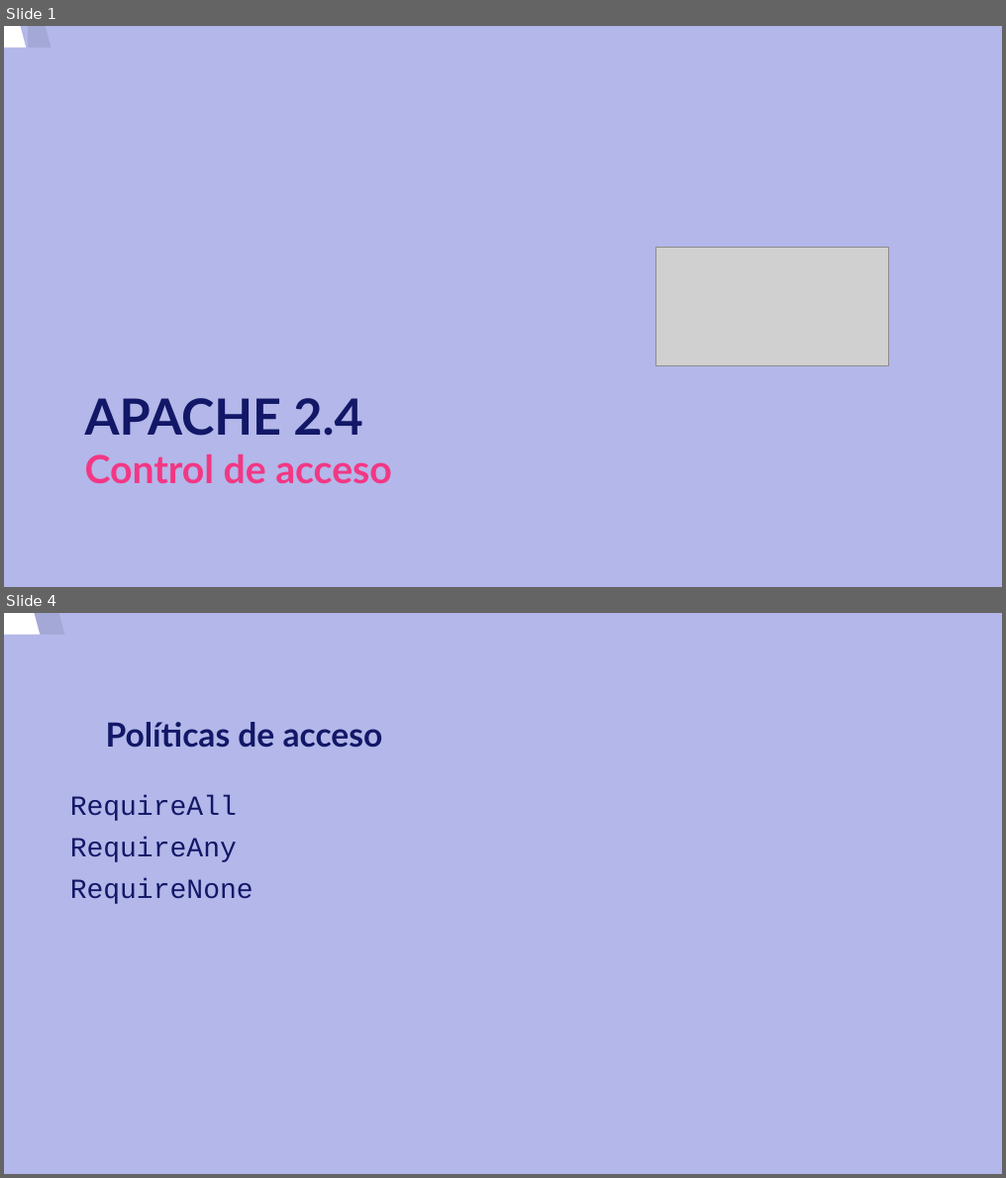
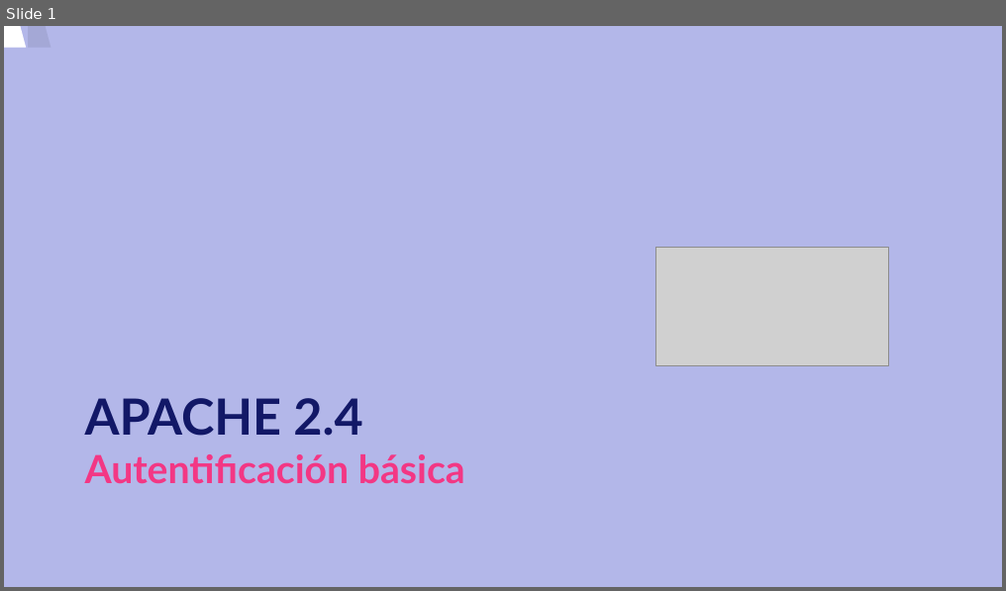
Before and after one commit to carloskuce/SRI, a slide deck: curso/u16/u16.odp. Shown one above the other, each under a label of ours: slides 1 and 4 before the commit, slide 1 after it; the slides between them are not shown. The pictures are 1006x1178 and 1006x591 pixels, drawn with LibreOffice and Linux fonts; fonts in the diff are those of the drawing; grey boxes stand for pictures. Boxes give left, top, right and bottom in pixels: in the first picture for what was removed or moved away, otherwise in the second. Text is boxed around its words. In the diff, an @@ line names an element or a change of style, - is before the commit and + after.

```diff
--- a/curso/u16/u16.odp
+++ b/curso/u16/u16.odp
@@ slide 4 removed at (x1=4, y1=613, x2=1002, y2=1174), background #B3B7E9 @@
@@ freeform shape removed at (x1=4, y1=613, x2=902, y2=1174) @@
@@ freeform shape removed at (x1=29, y1=613, x2=927, y2=1174) @@
@@ title removed at (x1=106, y1=722, x2=383, y2=747) @@
-Políticas de acceso
@@ text removed at (x1=70, y1=795, x2=253, y2=904) @@
-RequireAll
-RequireAny
-RequireNone
@@ slide 1 changed as well @@
@@ title at (x1=85, y1=398, x2=465, y2=483): text changed @@
-APACHE 2.4
-Control de acceso
+APACHE 2.4
+Autentificación básica
```
Also in this commit, not shown: 3 slides added, 2 other slides removed, 1 other file.
